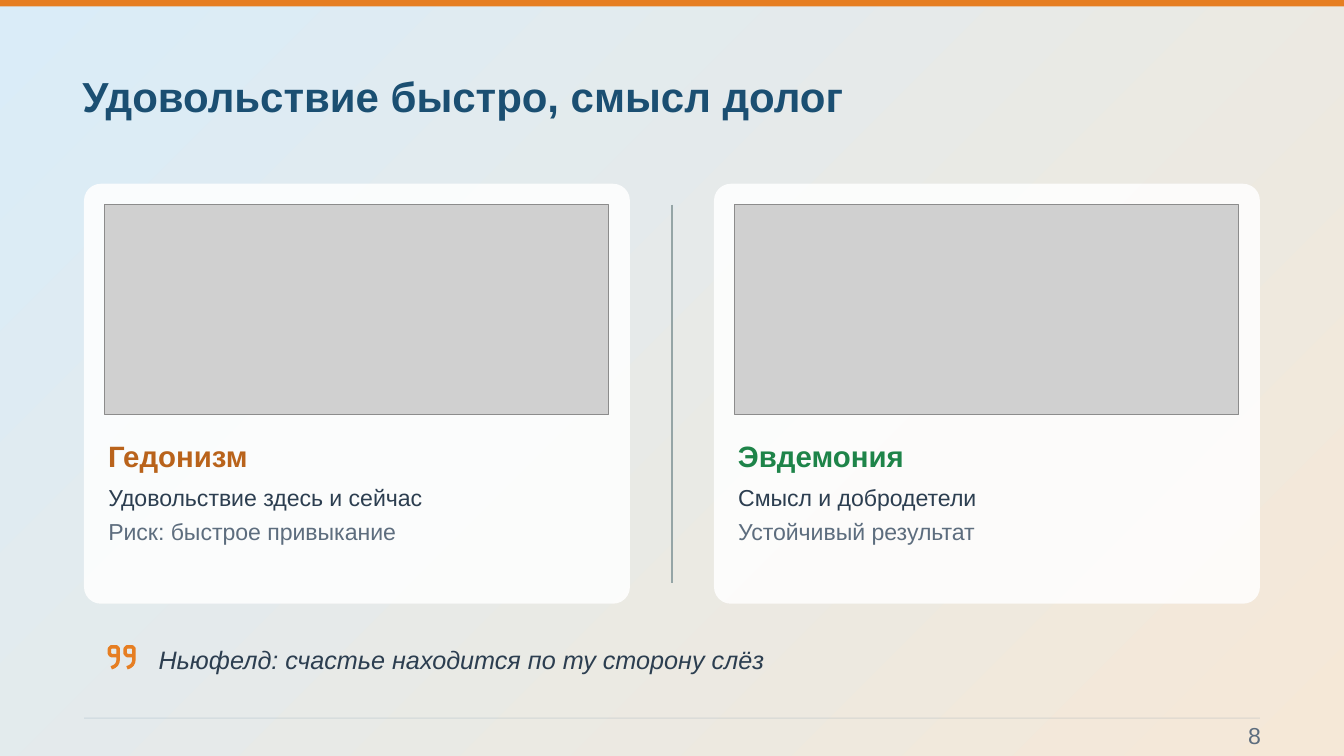
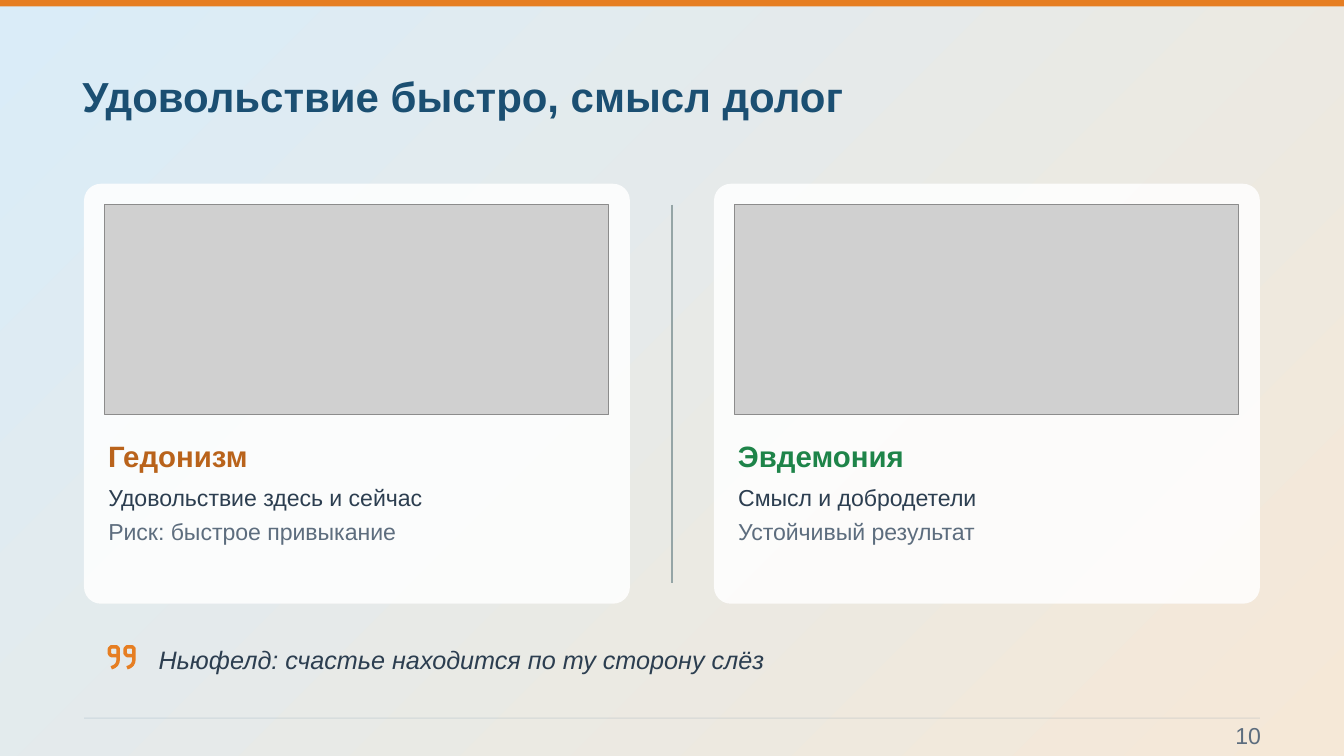
Before and after one commit to Pavel1778/Presentation-happy, a slide deck: slide 10 of Konceptsiya_schastya.pptx (slide 8 before the commit). Drawn at 1344x756 pixels with LibreOffice and Linux fonts; fonts in the diff are those of the drawing; grey boxes stand for pictures; background and template pictures are left out. Boxes give left, top, right and bottom in pixels: in the first picture for what was removed or moved away, otherwise in the second. Text is boxed around its words. In the diff, an @@ line names an element or a change of style, - is before the commit and + after.

```diff
--- a/Konceptsiya_schastya.pptx
+++ b/Konceptsiya_schastya.pptx
@@ text at bbox=[1235, 728, 1261, 744]: text changed @@
-8
+10
```
Also in this commit, not shown: 9 other slides changed, 2 slides added, 53 other files.
